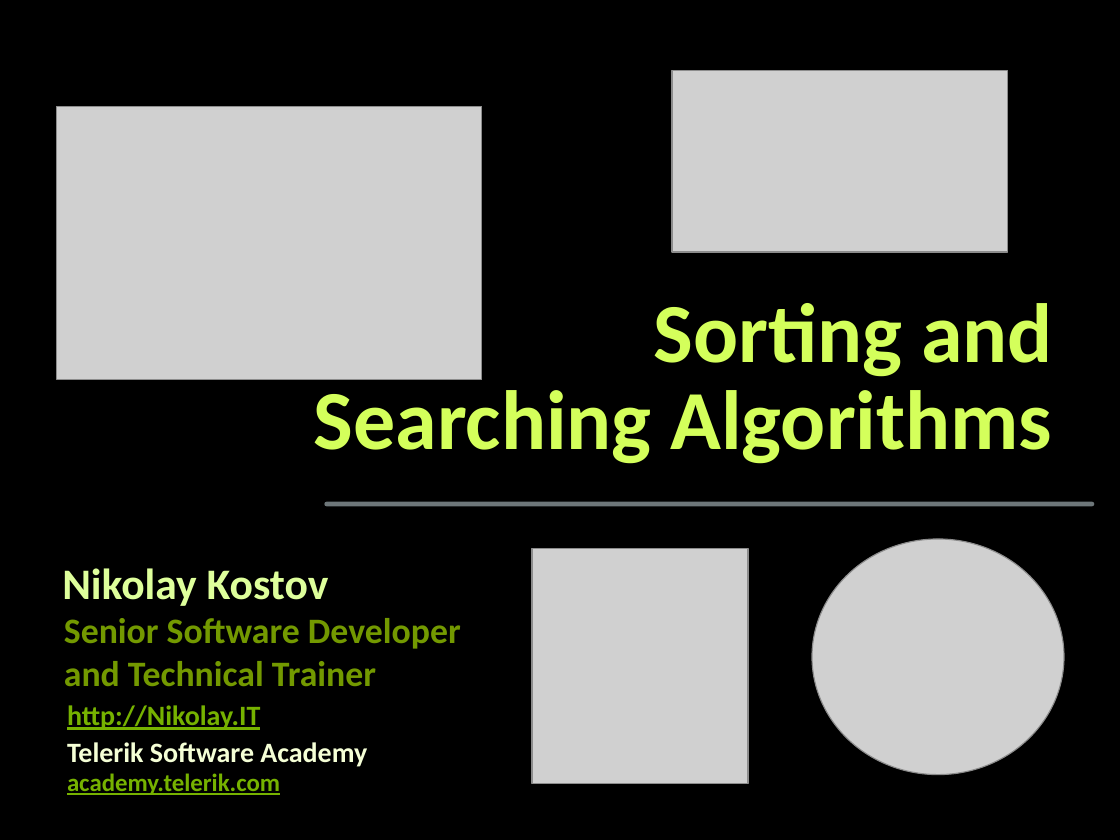
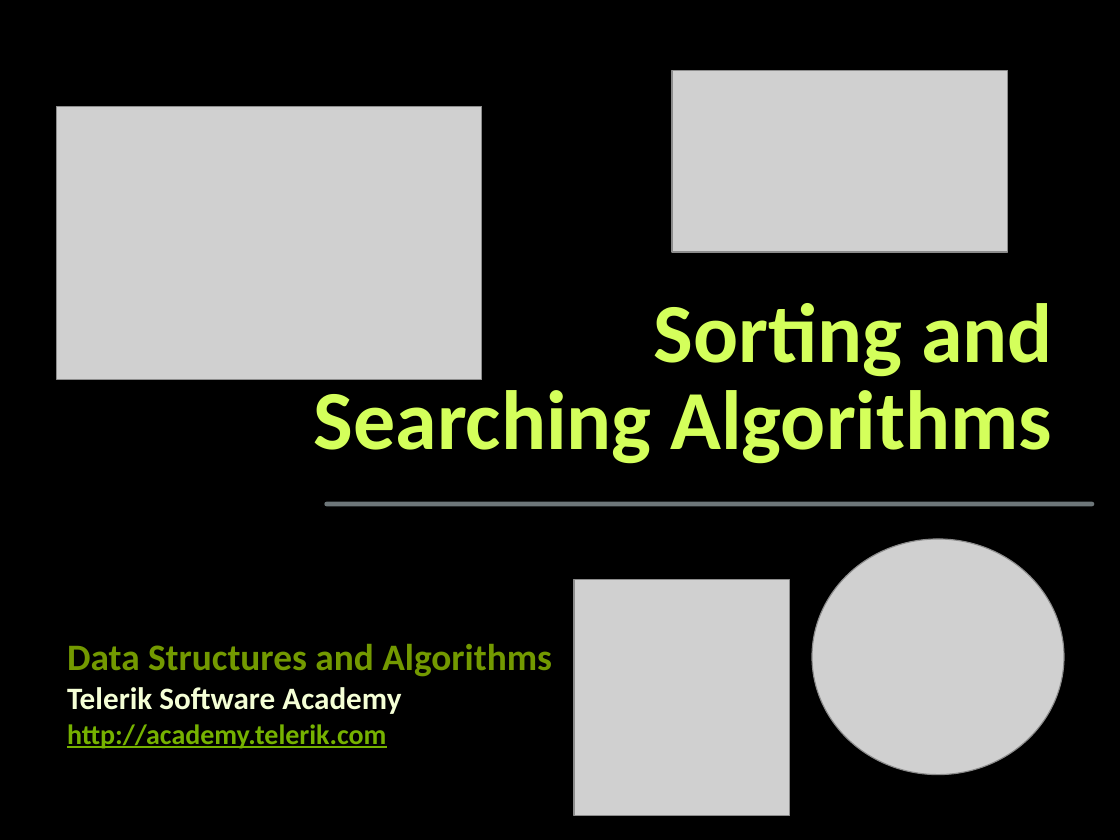
Before and after one commit to martin-nikolov/Telerik-Academy, a slide deck: slide 1 of Programming with C#/5. C# Data Structures and Algorithms/07. Sorting and Searching Algorithms/Sorting and Searching Algorithms.pptx. Drawn at 1120x840 pixels with LibreOffice and Linux fonts; fonts in the diff are those of the drawing; grey boxes stand for pictures; background and template pictures are left out. Boxes give left, top, right and bottom in pixels: in the first picture for what was removed or moved away, otherwise in the second. Text is boxed around its words. In the diff, an @@ line names an element or a change of style, - is before the commit and + after.

```diff
--- a/Programming with C#/5. C# Data Structures and Algorithms/07. Sorting and Searching Algorithms/Sorting and Searching Algorithms.pptx
+++ b/Programming with C#/5. C# Data Structures and Algorithms/07. Sorting and Searching Algorithms/Sorting and Searching Algorithms.pptx
@@ text removed at [62,568,329,606] @@
-Nikolay Kostov
@@ picture: place and size @@
-picture at [532,549,748,784]
+picture at [573,580,790,815]
@@ text removed at [64,618,461,686] @@
-Senior Software Developer
-and Technical Trainer
@@ text added at [67,644,552,677], 24 pt, text #739900, bold @@
+Data Structures and Algorithms
@@ text "Telerik Software Academy": place and size @@
-text "Telerik Software Academy" at [67,742,367,767]
+text "Telerik Software Academy" at [67,687,401,714]
@@ text "Telerik Software Academy" at [67,687,401,714]: size 18 to 20 pt; indent changed; more space between paragraphs @@
@@ text removed at [67,705,260,730] @@
-http://Nikolay.IT
@@ text at [67,724,386,749]: text changed; size 16 to 18 pt @@
-academy.telerik.com
+http://academy.telerik.com
```
Also in this commit, not shown: 1 other slide changed, 31 other files.
